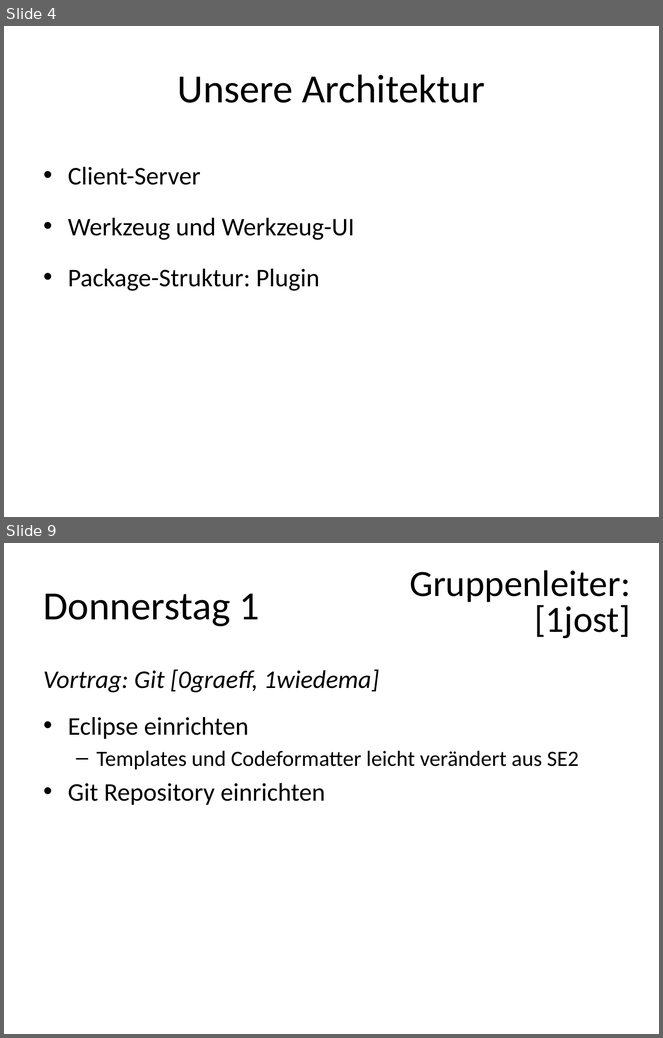
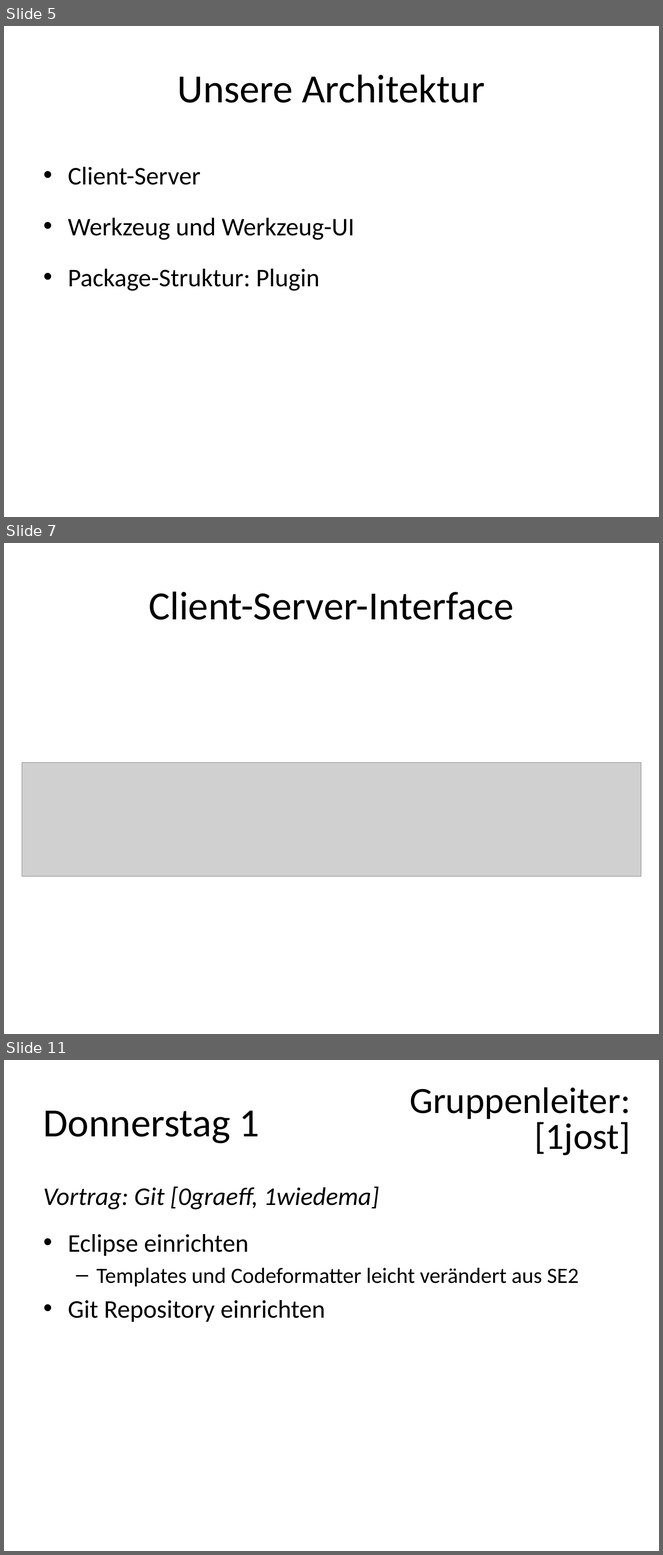
Before and after one commit to FlaShG/SEP12, a slide deck: vortraege/Präsentation_01.pptx. Shown one above the other, each under a label of ours: slides 4 and 9 before the commit, slides 5, 7 and 11 after it; the slides between them are not shown. The pictures are 663x1038 and 663x1555 pixels, drawn with LibreOffice and Linux fonts; fonts in the diff are those of the drawing; grey boxes stand for pictures. Boxes give left, top, right and bottom in pixels: in the first picture for what was removed or moved away, otherwise in the second. Text is boxed around its words. In the diff, an @@ line names an element or a change of style, - is before the commit and + after.

```diff
--- a/vortraege/Präsentation_01.pptx
+++ b/vortraege/Präsentation_01.pptx
@@ slide 7 added at (4,543,659,1034), background #FFFFFF @@
@@ title added at (149,591,514,620), 44 pt, text #000000 @@
+Client-Server-Interface
@@ picture added at (22,763,642,877) @@
@@ what was slide 4 is now slide 5 @@
@@ what was slide 9 is now slide 11 @@
```
Also in this commit, not shown: 6 slides changed, 3 other slides added, 1 slide removed.
